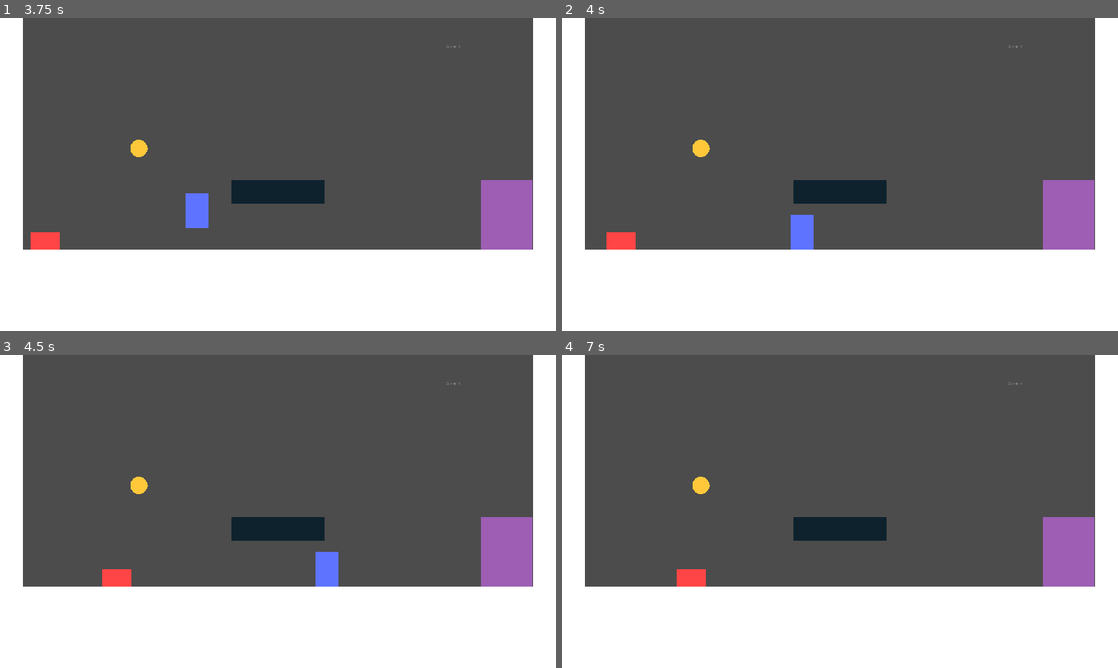
Above: before the commit, frames 1-4 (two rows, left to right).
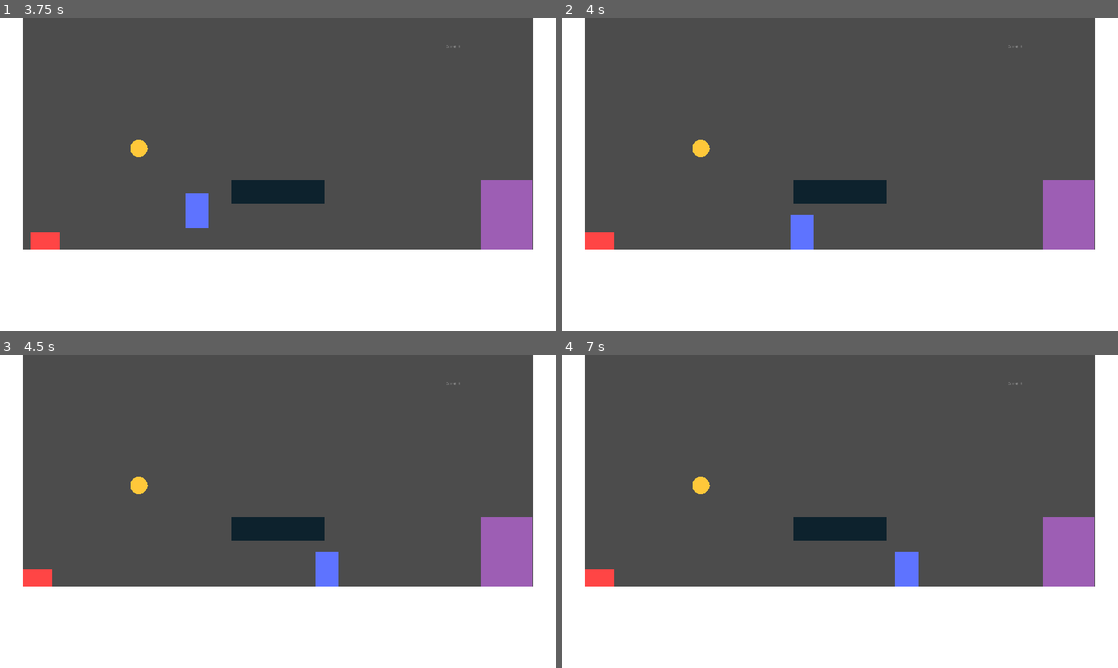
Above: after the commit, the same moments.

Repository: gdquest-demos/godot-3-beginner-2d-platformer
Game: Godot game, scene res://src/Game.tscn
Same seed, same stepped clock (60 frames per second), same inputs: the game is played once before the commit and once after it.
Inputs:
- Up to frame 1 (3.75 s): tap Enter (pause) at 0.5, 2.75 s; hold D (move_right) 0.53-1.25 s; hold W (jump) 0.53-1.25 s; click "Retry" at 1.25 s; tap Space at 2 s; hold D (move_right) 2.03-2.78 s; tap W (jump) at 2.1, 2.27, 2.57, 3.6 s; hold A (move_left) 2.78-3.53 s; hold W (jump) 2.78-3.53 s; hold D (move_right) from 3.53 s (still down)
- Up to frame 2 (4 s): keep holding D (move_right); tap W (jump) at 3.77 s
- Up to frame 3 (4.5 s): keep holding D (move_right); tap W (jump) at 4.07 s; hold W (jump) from 4.28 s (still down)
- Up to frame 4 (7 s): release D (move_right) at 5.03 s; release W (jump) at 5.03 s; hold A (move_left) 5.03-5.78 s; tap W (jump) at 5.1, 5.27, 5.57, 6.6, 6.77 s; hold D (move_right) 5.78-6.53 s; hold W (jump) 5.78-6.53 s; hold A (move_left) from 6.53 s (still down)

Frame 1 is identical in both runs. In frame 2, 0.4% of the frame differs, in the area x 4-14%, y 68-74%; in frame 3, 0.6%; in frame 4, 1.1%, in the area x 4-65%, y 62-74%.

Commit message:
Update according to latest review

Diff:
--- a/game/src/actors/PlatformActor.gd
+++ b/game/src/actors/Actor.gd
@@ -1,29 +1,23 @@
 extends KinematicBody2D
-
 
 const SNAP_DIRECTION: = Vector2.DOWN
 const FLOOR_NORMAL: = Vector2.UP
 
-export var movement_speed: = 400.0
+export var speed: = Vector2(400.0, 500.0)
 export var gravity: = 3500.0
-export var jump_impulse: = 500.0
 
 var _linear_velocity: = Vector2.ZERO
 
+
 func _physics_process(delta: float) -> void:
 	_linear_velocity = move_and_slide_with_snap(_linear_velocity, SNAP_DIRECTION, FLOOR_NORMAL)
-	apply_gravity(delta)
-	if get_slide_count() > 0:
-		handle_collision()
+	_linear_velocity = apply_gravity(_linear_velocity, gravity, delta)
 
 
-func apply_gravity(delta: float) -> void:
-	if not is_on_floor():
-		_linear_velocity.y += gravity * delta
-
-
-func handle_collision() -> void:
-	pass
+func apply_gravity(linear_velocity: Vector2, gravity: float, delta: float) -> Vector2:
+	var out: = linear_velocity
+	out.y += 0 if is_on_floor() else gravity * delta
+	return out
 
 
 func get_hurt() -> void:
--- a/game/src/actors/Enemy.gd
+++ b/game/src/actors/Enemy.gd
@@ -1,26 +1,18 @@
-extends "res://src/actors/PlatformActor.gd"
+extends "res://src/actors/Actor.gd"
+
 
 export var score: = 100
 
+
 func _ready() -> void:
-	_linear_velocity.x = -movement_speed
-
-
-func handle_collision() -> void:
-	if get_slide_count() < 1:
-		return
-	var collider: = get_slide_collision(0).collider
-	var normal: = get_slide_collision(0).normal
-
-	if is_on_wall():
-		if collider.is_in_group("player"):
-			collider.get_hurt()
-		_linear_velocity.x = movement_speed * normal.x
-	elif is_on_floor() and collider.is_in_group("player"):
-		collider.get_hurt()
-
+	_linear_velocity.x = -speed.x
 
 
 func get_hurt() -> void:
 	PlayerData.score += score
 	queue_free()
+
+
+func _on_StompArea2D_body_entered(body: PhysicsBody2D) -> void:
+	if body.is_in_group("player"):
+		get_hurt()
--- a/game/src/actors/Enemy.tscn
+++ b/game/src/actors/Enemy.tscn
@@ -1,10 +1,18 @@
-[gd_scene load_steps=4 format=2]
+[gd_scene load_steps=6 format=2]
 
 [ext_resource path="res://src/actors/Enemy.gd" type="Script" id=1]
 [ext_resource path="res://src/utility/Geometry2D.gd" type="Script" id=2]
 
 [sub_resource type="RectangleShape2D" id=1]
 extents = Vector2( 50, 30 )
+
+[sub_resource type="SegmentShape2D" id=2]
+a = Vector2( -50, 0 )
+b = Vector2( 50, 0 )
+
+[sub_resource type="SegmentShape2D" id=3]
+a = Vector2( 0, -30 )
+b = Vector2( 0, 30 )
 
 [node name="Enemy" type="KinematicBody2D" groups=[
 "enemy",
@@ -18,3 +26,29 @@
 shape = SubResource( 1 )
 script = ExtResource( 2 )
 color = Color( 1, 0.27451, 0.27451, 1 )
+
+[node name="StompArea2D" type="Area2D" parent="." groups=[
+"enemy-stomp",
+]]
+position = Vector2( 0, -61 )
+collision_layer = 9
+
+[node name="CollisionShape2D" type="CollisionShape2D" parent="StompArea2D"]
+shape = SubResource( 2 )
+
+[node name="KillArea2D" type="Area2D" parent="." groups=[
+"enemy-kill",
+]]
+editor/display_folded = true
+position = Vector2( 0, -30 )
+collision_layer = 9
+collision_mask = 0
+
+[node name="LeftCollisionShape2D" type="CollisionShape2D" parent="KillArea2D"]
+position = Vector2( -51, 0 )
+shape = SubResource( 3 )
+
+[node name="RightCollisionShape2D2" type="CollisionShape2D" parent="KillArea2D"]
+position = Vector2( 51, 0 )
+shape = SubResource( 3 )
+[connection signal="body_entered" from="StompArea2D" to="." method="_on_StompArea2D_body_entered"]
--- a/game/src/actors/PickUpArea.gd
+++ /dev/null
@@ -1,8 +0,0 @@
-extends Area2D
-
-const Coin: = preload("res://src/objects/Coin.gd")
-
-func _on_area_entered(area: Area2D) -> void:
-	if area is Coin:
-		PlayerData.score += area.score
-		area.queue_free()
--- a/game/src/actors/Player.gd
+++ b/game/src/actors/Player.gd
@@ -1,47 +1,44 @@
-extends "res://src/actors/PlatformActor.gd"
-
-signal died
+extends "res://src/actors/Actor.gd"
 
 export var stomp_hop_force: = 600.0
 
 
-func handle_collision() -> void:
-	var collider: = get_slide_collision(0).collider
-	var normal: = get_slide_collision(0).normal
-
-	if normal == Vector2.UP and collider.is_in_group("enemy"):
-		stomp(collider)
-
-
-func stomp(target: CollisionObject2D) -> void:
-	target.get_hurt()
-	_linear_velocity.y += -stomp_hop_force
-
-
-func get_hurt() -> void:
-	emit_signal("died")
-	queue_free()
+func _on_Area2D_area_entered(area: Area2D) -> void:
+	if area.is_in_group("enemy-kill"):
+		queue_free()
+	elif area.is_in_group("enemy-stomp"):
+		_linear_velocity = stomp(_linear_velocity)
 
 
 func _unhandled_input(event: InputEvent) -> void:
-	if not (event.is_action("move_left") or event.is_action("move_right") or event.is_action("jump")):
+	if not is_valid_input(event):
 		return
 
-	var is_jump_interrupted: = event.is_action_released("jump") and _linear_velocity.y < 0.0
+	var is_jump_interrupted: = event.is_action_released("jump") and _linear_velocity.y < 0
 	var direction: = get_direction()
-	_linear_velocity.x = movement_speed * direction.x
-	_linear_velocity.y = (
-		jump_impulse * direction.y
-		if direction.y != 0.0 else 0.0
-		if is_jump_interrupted else _linear_velocity.y
-    )
+	_linear_velocity = apply_direction(_linear_velocity, direction, speed, is_jump_interrupted)
+
 	get_tree().set_input_as_handled()
 
 
+func is_valid_input(event: InputEvent) -> bool:
+	return event.is_action("move_left") or event.is_action("move_right") or event.is_action("jump")
+
+
 func get_direction() -> Vector2:
-    var direction: = Vector2(
-        Input.get_action_strength("move_right") - Input.get_action_strength("move_left"),
-        -Input.get_action_strength("jump")
-      )
-    direction.y = direction.y if is_on_floor() else 0.0
-    return direction
+    return Vector2(
+		Input.get_action_strength("move_right") - Input.get_action_strength("move_left"),
+		-Input.get_action_strength("jump") if is_on_floor() else 0.0
+	)
+
+
+func apply_direction(linear_velocity: Vector2, direction: Vector2, speed: Vector2, is_jump_interrupted: bool) -> Vector2:
+	var out: = linear_velocity
+	out.x = speed.x * direction.x
+	out.y = out.y if direction.y == 0 else speed.y * direction.y
+	out.y = 0.0 if is_jump_interrupted else out.y
+	return out
+
+
+func stomp(linear_velocity: Vector2) -> Vector2:
+	return Vector2(linear_velocity.x, linear_velocity.y - stomp_hop_force)
--- a/game/src/actors/Player.tscn
+++ b/game/src/actors/Player.tscn
@@ -1,8 +1,7 @@
-[gd_scene load_steps=6 format=2]
+[gd_scene load_steps=5 format=2]
 
 [ext_resource path="res://src/actors/Player.gd" type="Script" id=1]
 [ext_resource path="res://src/utility/Geometry2D.gd" type="Script" id=2]
-[ext_resource path="res://src/actors/PickUpArea.gd" type="Script" id=3]
 
 [sub_resource type="RectangleShape2D" id=1]
 extents = Vector2( 40, 60 )
@@ -15,7 +14,6 @@
 ]]
 collision_mask = 6
 script = ExtResource( 1 )
-jump_impulse = 1300.0
 
 [node name="CollisionShape2D" type="CollisionShape2D" parent="."]
 position = Vector2( 0, -60 )
@@ -23,12 +21,11 @@
 script = ExtResource( 2 )
 color = Color( 0.372549, 0.454902, 1, 1 )
 
-[node name="PickUpArea" type="Area2D" parent="."]
+[node name="Area2D" type="Area2D" parent="."]
 collision_layer = 0
 collision_mask = 8
-script = ExtResource( 3 )
 
-[node name="CollisionShape2D" type="CollisionShape2D" parent="PickUpArea"]
+[node name="CollisionShape2D" type="CollisionShape2D" parent="Area2D"]
 position = Vector2( 0, -60 )
 shape = SubResource( 2 )
-[connection signal="area_entered" from="PickUpArea" to="PickUpArea" method="_on_area_entered"]
+[connection signal="area_entered" from="Area2D" to="." method="_on_Area2D_area_entered"]
--- a/game/src/interface/UserInterface.gd
+++ b/game/src/interface/UserInterface.gd
@@ -1,7 +1,9 @@
 extends Node
+
 
 onready var score_label: = $ScoreLabel
 onready var pause_overlay: = $PauseOverlay
+
 
 func _ready() -> void:
 	PlayerData.connect("updated", self, "update_interface")
--- a/game/src/levels/Level.tscn
+++ b/game/src/levels/Level.tscn
@@ -18,7 +18,7 @@
 
 [node name="Player" parent="." instance=ExtResource( 2 )]
 position = Vector2( 1010, 530 )
-movement_speed = 600.0
+speed = Vector2( 600, 1300 )
 
 [node name="Portal2D" parent="." instance=ExtResource( 3 )]
 position = Vector2( 1750, 800 )
--- a/game/src/meta/PlayerData.gd
+++ b/game/src/meta/PlayerData.gd
@@ -1,8 +1,10 @@
 extends Node
+
 
 signal updated
 
 var score: = 0 setget set_score
+
 
 func reset():
 	score = 0
--- a/game/src/objects/Coin.gd
+++ b/game/src/objects/Coin.gd
@@ -3,7 +3,13 @@
 export var score: = 100
 
 
-func queue_free() -> void:
+func _on_body_entered(body: PhysicsBody2D) -> void:
+	if body.is_in_group("player"):
+		get_picked()
+
+
+func get_picked() -> void:
+	PlayerData.score += score
 	$Tween.interpolate_property(self, "position", position,
 			position + Vector2(0, -50), 0.25, Tween.TRANS_BACK, Tween.EASE_IN)
 	var transparent_color: = modulate
@@ -13,4 +19,4 @@
 	$Tween.start()
 
 	yield($Tween, "tween_all_completed")
-	.queue_free()
+	queue_free()
--- a/game/src/objects/Coin.tscn
+++ b/game/src/objects/Coin.tscn
@@ -7,9 +7,7 @@
 radius = 30.0
 
 [node name="Coin" type="Area2D"]
-editor/display_folded = true
 collision_layer = 8
-collision_mask = 0
 script = ExtResource( 1 )
 
 [node name="Geometry2D" type="CollisionShape2D" parent="."]
@@ -18,3 +16,4 @@
 color = Color( 1, 0.788235, 0.231373, 1 )
 
 [node name="Tween" type="Tween" parent="."]
+[connection signal="body_entered" from="." to="." method="_on_body_entered"]
--- a/game/src/objects/Portal2D.gd
+++ b/game/src/objects/Portal2D.gd
@@ -1,14 +1,8 @@
 tool
 extends Area2D
 
+
 export(String, FILE, "*.tscn") var next_level
-
-func teleport() -> void:
-	if Engine.editor_hint:
-		return
-	$AnimationPlayer.play("FadeOut")
-	yield($AnimationPlayer, "animation_finished")
-	get_tree().change_scene(next_level)
 
 
 func _on_body_entered(body: PhysicsBody2D):
@@ -16,4 +10,10 @@
 
 
 func _get_configuration_warning() -> String:
-	return "The property Next Level can't be empty" if not next_level else ""
+	return "The property Next Level can't be empty" if next_level == "" else ""
+
+
+func teleport() -> void:
+	$AnimationPlayer.play("FadeOut")
+	yield($AnimationPlayer, "animation_finished")
+	get_tree().change_scene(next_level)
